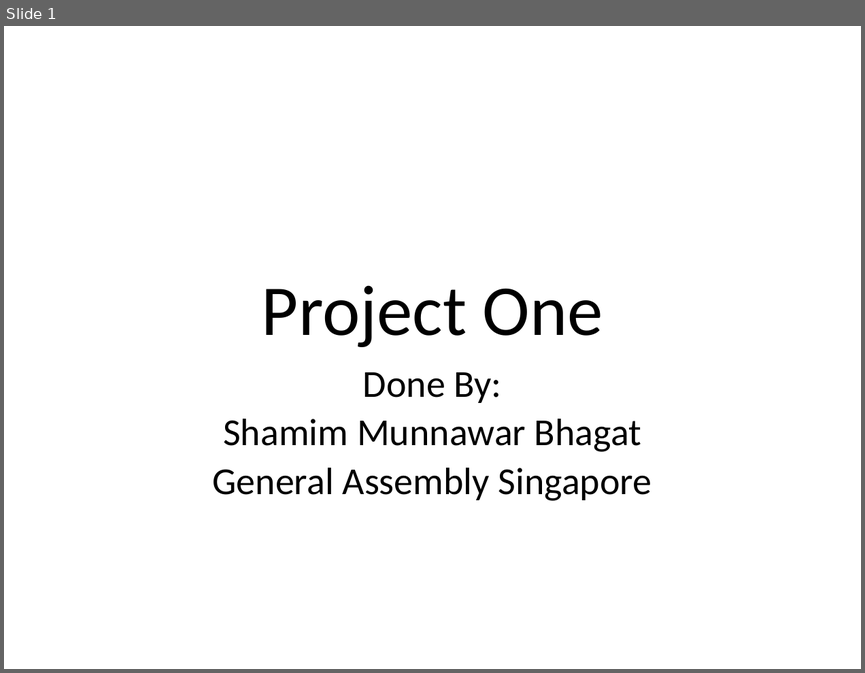
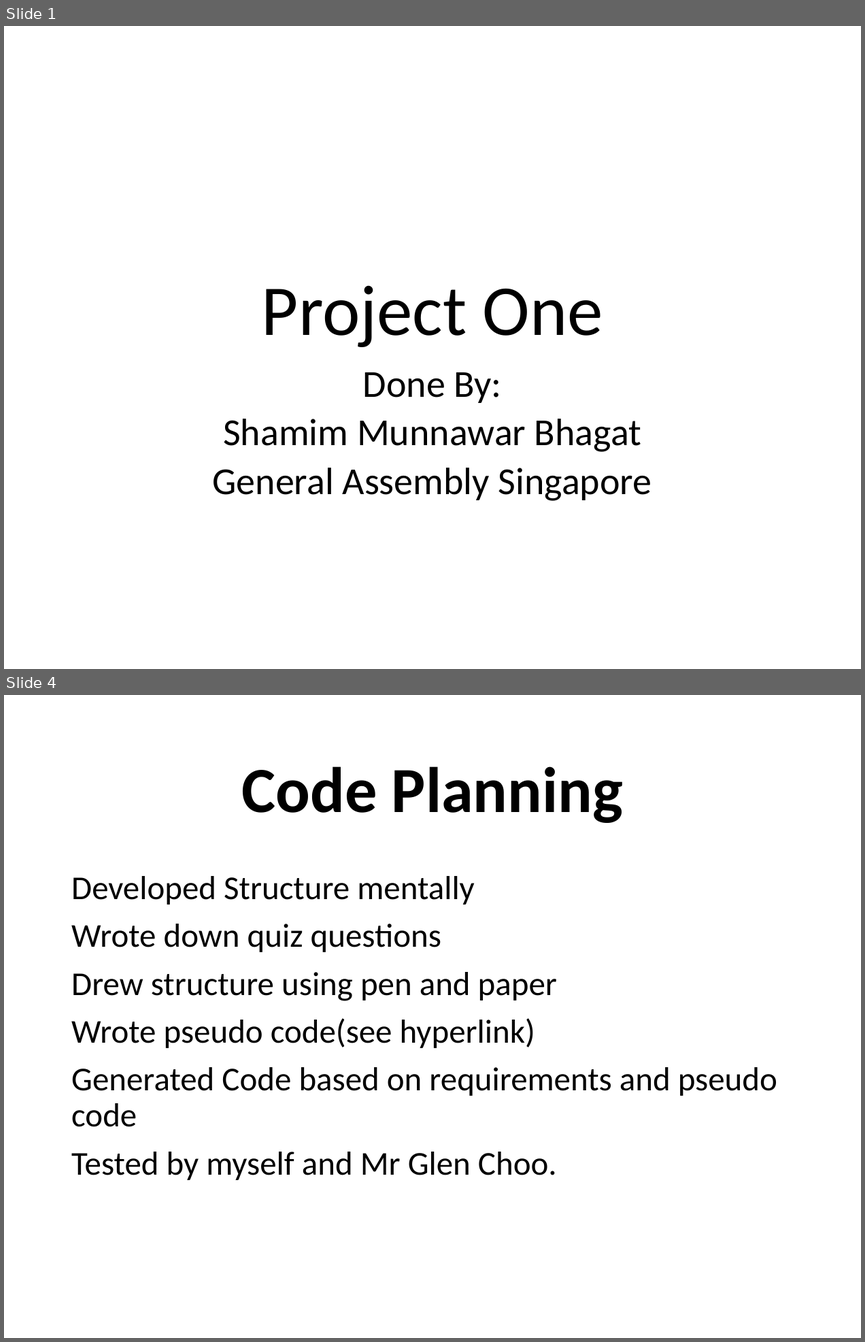
Before and after one commit to shamim1987/projectOne, a slide deck: quiz/presentation/Project One.pptx. Shown one above the other, each under a label of ours: slide 1 before the commit, slides 1 and 4 after it; the slides between them are not shown. The pictures are 865x673 and 865x1342 pixels, drawn with LibreOffice and Linux fonts; fonts in the diff are those of the drawing. Boxes give left, top, right and bottom in pixels: in the first picture for what was removed or moved away, otherwise in the second. Text is boxed around its words. In the diff, an @@ line names an element or a change of style, - is before the commit and + after.

```diff
--- a/quiz/presentation/Project One.pptx
+++ b/quiz/presentation/Project One.pptx
@@ slide 4 added at (4,695,861,1338), background #FFFFFF @@
@@ title added at (242,766,623,823), 54 pt, text #000000, bold @@
+Code Planning
@@ text added at (71,876,777,1180), 28 pt, text #000000 @@
+Developed Structure mentally
+Wrote down quiz questions
+Drew structure using pen and paper
+Wrote pseudo code(see hyperlink)
+Generated Code based on requirements and pseudo code
+Tested by myself and Mr Glen Choo.
```
Also in this commit, not shown: 4 slides changed, 1 other slide added, 4 other files.
